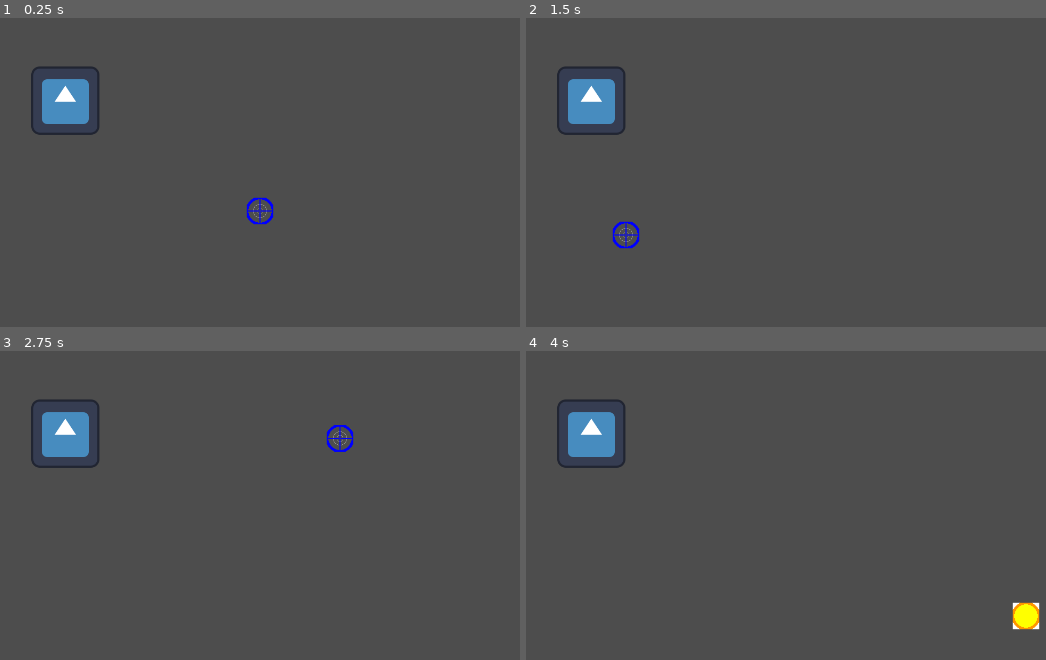
Above: before the commit, frames 1-4 (two rows, left to right).
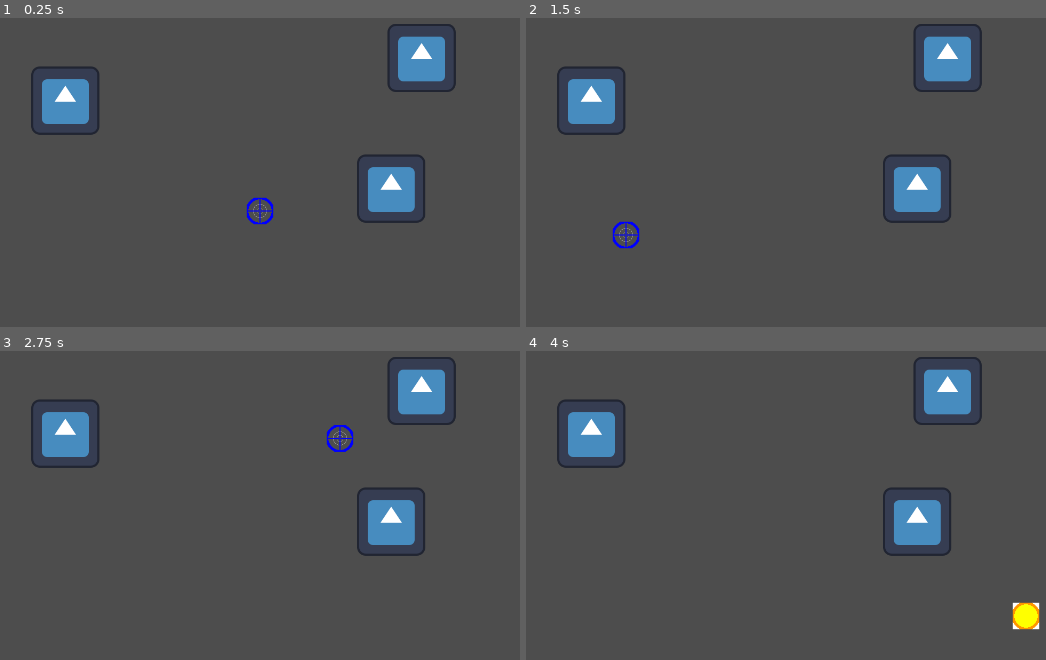
Above: after the commit, the same moments.

Repository: CISC204-S26/final-project-team-4
Game: Godot game, scene res://Scenes/test.tscn
Same seed, same stepped clock (60 frames per second), same inputs: the game is played once before the commit and once after it. This scene is started directly instead of the project's main scene. The engine's default icon, where the game draws it, is replaced by a stand-in: a white triangle on a blue panel in a dark square.
Inputs (mouse positions are in pixels of both pictures, inside the frame that each line leads up to):
- Up to frame 1 (0.25 s): no input
- Up to frame 2 (1.5 s): tap Enter at 0.5 s; move the mouse to (962, 187) at 0.52 s; hold D (move_right) from 0.53 s (still down); tap E (interact) at 0.6 s; tap Space (jump) at 0.77, 1.25 s; right-click (962, 187) at 0.8 s; move the mouse to (624, 234) at 1.27 s; right-click (624, 234) at 1.35 s
- Up to frame 3 (2.75 s): tap Space (jump) at 1.52 s; tap E (interact) at 1.55 s; tap Enter at 2 s; move the mouse to (338, 437) at 2.02 s; release D (move_right) at 2.03 s; hold A (move_left) from 2.03 s (still down); tap Shift (dash) at 2.1 s; right-click (338, 437) at 2.3 s
- Up to frame 4 (4 s): tap Space (jump) at 2.75, 3.02, 3.77 s; move the mouse to (744, 641) at 2.77 s; release A (move_left) at 2.78 s; hold D (move_right) from 2.78 s (still down); tap E (interact) at 2.85 s; tap Enter at 3.5 s; move the mouse to (1025, 616) at 3.52 s; press the mouse at (1025, 616) at 3.53 s; right-click (1025, 616) at 3.8 s

The runs differ from the first frame. In frame 1, 3.4% of the frame differs, in the area x 68-88%, y 1-67%; in frame 2, 3.4%; in frame 3, 3.4%; in frame 4, 3.4%.

Commit message:
mouse switches
made the mouse able to toggle switches

Diff:
--- a/final_project_all_together_now/Scenes/machine.tscn
+++ b/final_project_all_together_now/Scenes/machine.tscn
@@ -4,13 +4,15 @@
 [ext_resource type="Texture2D" uid="uid://bm6ljet3qrdys" path="res://Art/icon.svg" id="1_xuuum"]
 
 [sub_resource type="RectangleShape2D" id="RectangleShape2D_h612m"]
-size = Vector2(118, 105)
+size = Vector2(118, 124)
 
 [node name="Machine" type="Area2D" unique_id=792676402]
+collision_layer = 16
+collision_mask = 16
 script = ExtResource("1_h612m")
 
 [node name="CollisionShape2D" type="CollisionShape2D" parent="." unique_id=1020802857]
-position = Vector2(-1, 2.5)
+position = Vector2(-1, 0)
 shape = SubResource("RectangleShape2D_h612m")
 
 [node name="Sprite2D" type="Sprite2D" parent="." unique_id=947565381]
--- a/final_project_all_together_now/Scenes/mouse.tscn
+++ b/final_project_all_together_now/Scenes/mouse.tscn
@@ -8,17 +8,13 @@
 [sub_resource type="CircleShape2D" id="CircleShape2D_ivshb"]
 radius = 25.0
 
-[sub_resource type="RectangleShape2D" id="RectangleShape2D_2q34x"]
-size = Vector2(50, 50)
-
 [node name="Mouse" type="Area2D" unique_id=347734597]
+collision_layer = 32
+collision_mask = 16
 script = ExtResource("1_dev0r")
 
 [node name="Target" type="CollisionShape2D" parent="." unique_id=427224373]
 shape = SubResource("CircleShape2D_ivshb")
-
-[node name="Block" type="CollisionShape2D" parent="." unique_id=270727584]
-shape = SubResource("RectangleShape2D_2q34x")
 
 [node name="Crosshair1" type="Sprite2D" parent="." unique_id=1642026241]
 texture = ExtResource("2_3ber4")
@@ -30,3 +26,6 @@
 [node name="Crosshair3" type="Sprite2D" parent="." unique_id=765865152]
 visible = false
 texture = ExtResource("4_2q34x")
+
+[connection signal="area_entered" from="." to="." method="_on_area_entered"]
+[connection signal="area_exited" from="." to="." method="_on_area_exited"]
--- a/final_project_all_together_now/Scenes/test.tscn
+++ b/final_project_all_together_now/Scenes/test.tscn
@@ -2,6 +2,8 @@
 
 [ext_resource type="PackedScene" uid="uid://b83wjesqf68vj" path="res://Scenes/mouse.tscn" id="1_lc1oi"]
 [ext_resource type="PackedScene" uid="uid://dvoeug3ul32lj" path="res://Scenes/test_enemy.tscn" id="2_8od7v"]
+[ext_resource type="PackedScene" uid="uid://l2ktc27opac6" path="res://Scenes/machine.tscn" id="3_ys1qc"]
+[ext_resource type="PackedScene" uid="uid://e2e7dtq8rsnv" path="res://Scenes/toggle_block.tscn" id="4_35xla"]
 
 [node name="Node2D" type="Node2D" unique_id=67599634]
 
@@ -10,3 +12,11 @@
 [node name="TestEnemy" parent="." unique_id=2086419235 instance=ExtResource("2_8od7v")]
 position = Vector2(385, 243)
 health = 100
+
+[node name="Machine" parent="." unique_id=792676402 instance=ExtResource("3_ys1qc")]
+position = Vector2(1053, 163)
+
+[node name="ToggleBlock" parent="." unique_id=1078913243 instance=ExtResource("4_35xla")]
+position = Vector2(996, 408)
+
+[connection signal="toggle" from="Machine" to="ToggleBlock" method="_on_machine_toggle"]
--- a/final_project_all_together_now/Scenes/toggle_block.tscn
+++ b/final_project_all_together_now/Scenes/toggle_block.tscn
@@ -4,11 +4,13 @@
 [ext_resource type="Script" uid="uid://bjueqpu5q0cnf" path="res://Scripts/toggle_block.gd" id="1_ucetr"]
 
 [sub_resource type="RectangleShape2D" id="RectangleShape2D_ucetr"]
+size = Vector2(120, 121)
 
 [node name="ToggleBlock" type="Area2D" unique_id=1078913243]
 script = ExtResource("1_ucetr")
 
 [node name="CollisionShape2D" type="CollisionShape2D" parent="." unique_id=237675122]
+position = Vector2(0, -2.5)
 shape = SubResource("RectangleShape2D_ucetr")
 
 [node name="Sprite2D" type="Sprite2D" parent="." unique_id=1338283387]
--- a/final_project_all_together_now/Scripts/machine.gd
+++ b/final_project_all_together_now/Scripts/machine.gd
@@ -10,3 +10,7 @@
 # Called every frame. 'delta' is the elapsed time since the previous frame.
 func _process(delta: float) -> void:
 	pass
+
+
+func toggler():
+	toggle.emit()
--- a/final_project_all_together_now/Scripts/mouse.gd
+++ b/final_project_all_together_now/Scripts/mouse.gd
@@ -9,6 +9,8 @@
 var ability23_cooldown = 0
 
 var bullet = preload("res://Scenes/bullet.tscn")
+
+var interactables = []
 
 # Called when the node enters the scene tree for the first time.
 func _ready() -> void:
@@ -67,8 +69,17 @@
 
 func ability2():
 	if current_mode == 1:
-		pass
+		if interactables:
+			interactables[-1].toggler()
 	if current_mode == 2:
 		pass
 	if current_mode == 3:
 		pass
+
+
+func _on_area_entered(area: Area2D) -> void:
+	interactables.append(area)
+
+
+func _on_area_exited(area: Area2D) -> void:
+	interactables.erase(area)
--- a/final_project_all_together_now/Scripts/toggle_block.gd
+++ b/final_project_all_together_now/Scripts/toggle_block.gd
@@ -1,11 +1,31 @@
 extends Area2D
 
+@export var is_active = true
 
 # Called when the node enters the scene tree for the first time.
 func _ready() -> void:
-	pass # Replace with function body.
+	if is_active == false:
+		$Sprite2D.hide()
+		$CollisionShape2D.set_deferred("disabled", true)
+	if is_active == true:
+		$Sprite2D.show()
+		$CollisionShape2D.set_deferred("disabled", false)
 
 
 # Called every frame. 'delta' is the elapsed time since the previous frame.
 func _process(delta: float) -> void:
 	pass
+
+
+func toggle():
+	is_active = !is_active
+	if is_active == false:
+		$Sprite2D.hide()
+		$CollisionShape2D.set_deferred("disabled", true)
+	if is_active == true:
+		$Sprite2D.show()
+		$CollisionShape2D.set_deferred("disabled", false)
+
+
+func _on_machine_toggle() -> void:
+	toggle()
